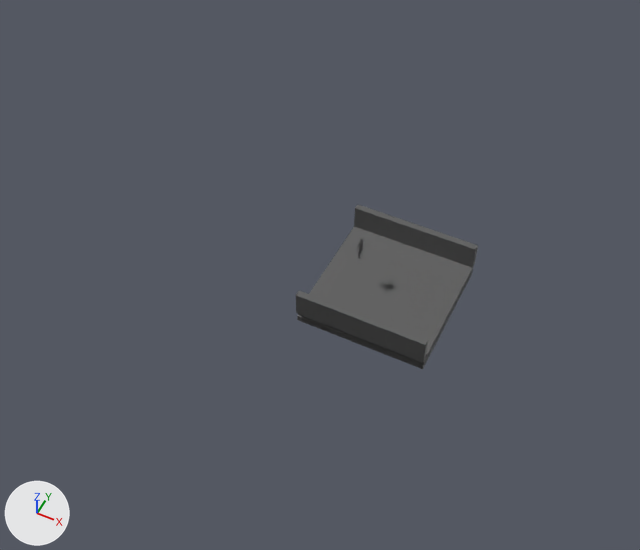
The FBX model LeavingWakanda.fbx: old version first, new version second.
Rendered twice from a 50 mm camera at (15.0, -41.4, 51.1) aimed at (-4.4, -2.5, 2.5). Arrows for +X, +Y and +Z are at lower left; the lights stay in place. Objects named as collision shapes, trigger or cutter boxes, shadow casters or lower levels of detail are left out. Where no turn or scale is listed for an object, it has been applied to the vertices.

Names of what the first picture shows: 'CharacterMesh0', 'Cube', 'Floor', 'Floor.001', 'StaticMesh'.
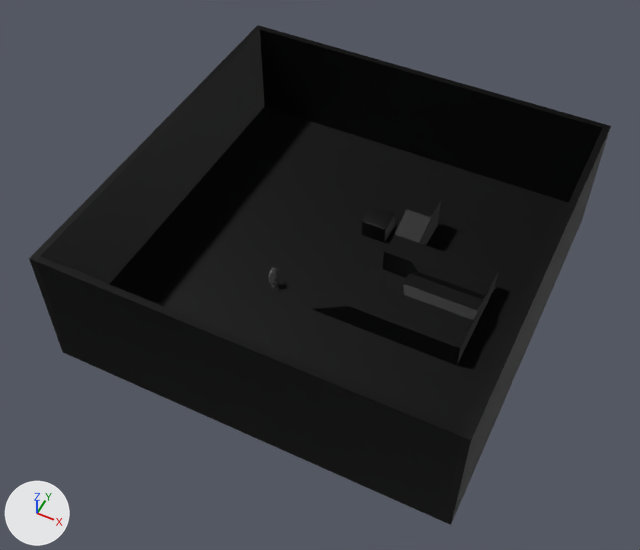
Location of each change, [x1, y1, x2, y2] in pixels of the pictures (640 x 550 px):
'Floor_1', added (black)
    after: [57, 107, 586, 525]
'Wall11', added (black)
    after: [35, 256, 465, 506]
'Wall10', added (black)
    after: [260, 27, 604, 203]
'Wall9', added (black)
    after: [29, 25, 264, 337]
'Floor.001', deleted
    before: [298, 226, 473, 367]
'Wall7_4', added (black)
    after: [447, 124, 611, 510]
'RightArm_StaticMesh', added (black)
    after: [349, 288, 474, 365]
'LeftArm_StaticMesh', added (black)
    after: [383, 235, 499, 313]
'StaticMesh', deleted
    before: [296, 291, 428, 362]
'Cube', deleted
    before: [354, 205, 478, 268]
'Bump_StaticMesh', added (black)
    after: [402, 272, 486, 335]
'Ramp_StaticMesh', added (black)
    after: [395, 193, 441, 245]
'Linear_Stair_StaticMesh', added (black)
    after: [312, 286, 362, 324]
'CubeMesh_5', added (black)
    after: [361, 206, 395, 242]
'Floor', deleted
    before: [297, 272, 472, 369]
'CharacterMesh0', moved
    before: [357, 238, 366, 259]
    after: [269, 268, 279, 287]

The edits, one by one:
Material 'RampMaterial' (mat_rampmaterial) is new.
Its base color is (0.0, 0.0, 0.0) (black #000000).
Its roughness is 0.553.
Material 'CubeMaterial' (mat_cubematerial) is new.
Its base color is (0.0, 0.0, 0.0) (black #000000).
Its roughness is 0.553.
Mesh me_bump_staticmesh is new.
It has 16 vertices, 28 faces and spans x 0.0..5.6, y -2.5..0.0, z 0.0..2.6.
It uses material mat_rampmaterial (black #000000).
Mesh me_linear_stair_staticmesh is new.
It has 62 vertices, 120 faces and spans x 0.0..3.0, y -2.0..0.0, z 0.0..2.0.
It uses material mat_rampmaterial (black #000000).
Mesh me_1m_cube is new.
It is a box spanning x -50.0..50.0, y -50.0..50.0, z -50.0..50.0.
It uses material mat_cubematerial (black #000000).
Mesh me_ramp_staticmesh is new.
It has 13 vertices, 20 faces and spans x 0.0..2.0, y 0.0..4.2, z 0.0..3.0.
It uses material mat_rampmaterial (black #000000).
Mesh me_rightarm_staticmesh is new.
It has 16 vertices, 28 faces and spans x 0.0..8.2, y -2.7..0.0, z 0.0..2.2.
It uses material mat_rampmaterial (black #000000).
Mesh me_leftarm_staticmesh is new.
It has 16 vertices, 28 faces and spans x 0.0..8.2, y 0.0..2.7, z 0.0..2.2.
It uses material mat_rampmaterial (black #000000).
Mesh me_templatefloor is new.
It has 66 vertices, 128 faces and spans x -15.0..15.0, y -15.0..15.0, z -2.0..0.0.
It uses material mat_cubematerial (black #000000).
Mesh me_1m_cube_chamfer is new.
It has 104 vertices, 204 faces and spans x -1.0..1.0, y -1.0..1.0, z -0.75..0.75.
It uses material mat_cubematerial (black #000000).
Object 'Floor' (ob_floor) is deleted.
Object 'Cube' (ob_cube) is deleted.
Object 'StaticMesh' (ob_staticmesh) is deleted.
Object 'Floor.001' (ob_floor_001) is deleted.
Object 'CharacterMesh0' (ob_charactermesh0) moves from (-2.2, -0.2, 3.39) to (-7.5, -3.9, 1.29).
Object 'Bump_StaticMesh' (ob_bump_staticmesh) is new; it shows me_bump_staticmesh.
Its location is (1.69, 0.4, 0.94).
Object 'Linear_Stair_StaticMesh' (ob_linear_stair_staticmesh) is new; it shows me_linear_stair_staticmesh.
Its location is (-3.9, -2.8, 1.25).
Object 'Wall9' (ob_wall9) is new; it shows me_1m_cube.
Its location is (-18.75, 0.0, 5.3).
Its rotation in degrees is (0, 0, 90).
Its scale is (0.3, 0.005, 0.08).
Object 'Ramp_StaticMesh' (ob_ramp_staticmesh) is new; it shows me_ramp_staticmesh.
Its location is (-0.9, 3.1, 1.05).
Object 'RightArm_StaticMesh' (ob_rightarm_staticmesh) is new; it shows me_rightarm_staticmesh.
Its location is (-0.9, -2.1, 1.05).
Object 'LeftArm_StaticMesh' (ob_leftarm_staticmesh) is new; it shows me_leftarm_staticmesh.
Its location is (-0.9, 0.4, 1.05).
Object 'Wall10' (ob_wall10) is new; it shows me_1m_cube.
Its location is (-4.0, 14.75, 5.3).
Its rotation in degrees is (0, 0, 0).
Its scale is (0.29, 0.005, 0.08).
Object 'Floor_1' (ob_floor_1) is new; it shows me_templatefloor.
Its location is (-4.0, 0.0, 1.3).
Object 'CubeMesh_5' (ob_cubemesh_5) is new; it shows me_1m_cube_chamfer.
Its location is (-2.9, 4.7, 2.02).
Object 'Wall7_4' (ob_wall7_4) is new; it shows me_1m_cube.
Its location is (10.75, 0.0, 5.3).
Its rotation in degrees is (0, 0, 90).
Its scale is (0.3, 0.005, 0.08).
Object 'Wall11' (ob_wall11) is new; it shows me_1m_cube.
Its location is (-4.0, -14.75, 5.3).
Its rotation in degrees is (0, 0, 0).
Its scale is (0.29, 0.005, 0.08).
